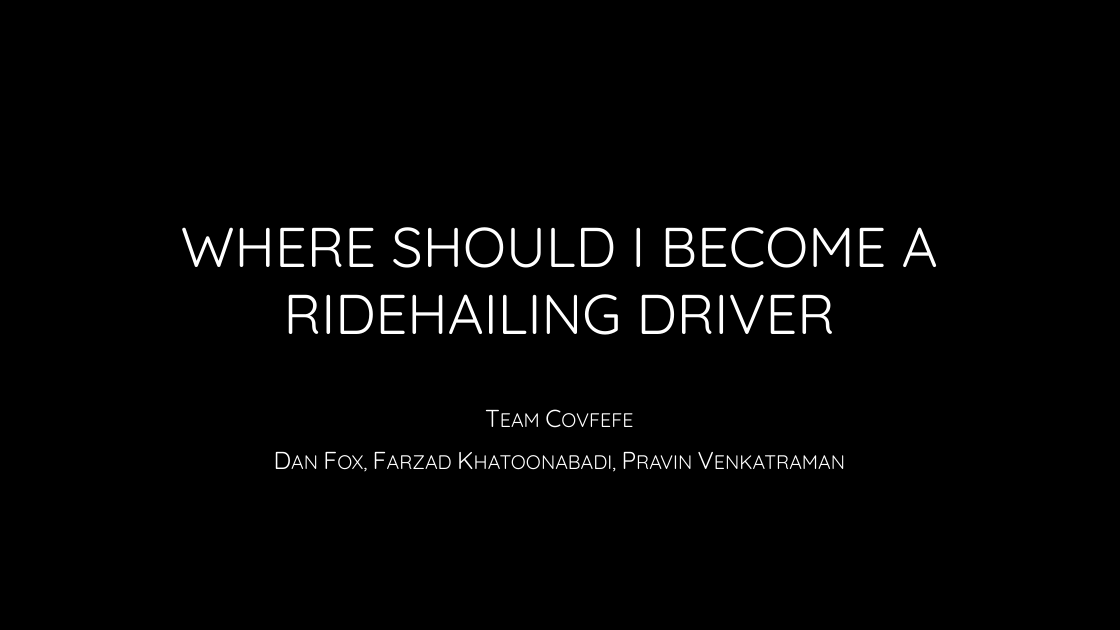
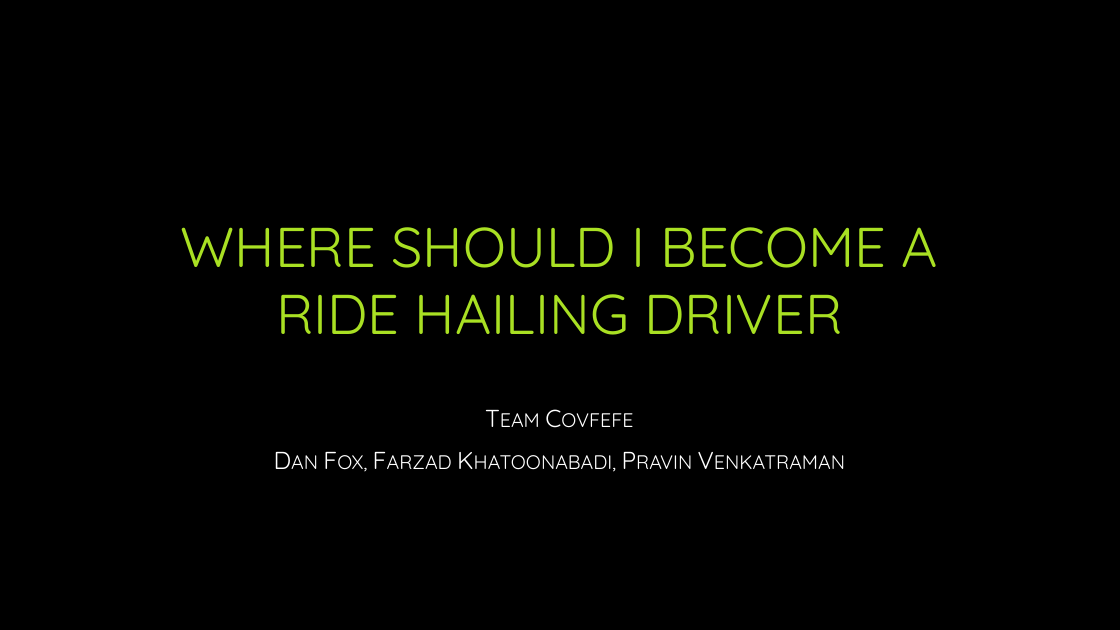
Before and after one commit to df-danfox/Data_Viz_Project, a slide deck: slide 1 of Project 1.pptx. Drawn at 1120x630 pixels with LibreOffice and Linux fonts; fonts in the diff are those of the drawing; background and template pictures are left out. Boxes give left, top, right and bottom in pixels: in the first picture for what was removed or moved away, otherwise in the second. Text is boxed around its words. In the diff, an @@ line names an element or a change of style, - is before the commit and + after.

```diff
--- a/Project 1.pptx
+++ b/Project 1.pptx
@@ title at box(181, 227, 938, 335): text changed; text colour gradient #FFFFFF to #A6A6A6 to #A9E023 @@
-WHERE SHOULD I BECOME A RIDEHAILING DRIVER
+WHERE SHOULD I BECOME A RIDE HAILING DRIVER
```
Also in this commit, not shown: 2 other slides changed, 7 slides added, 5 slides removed.
